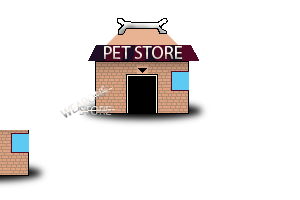
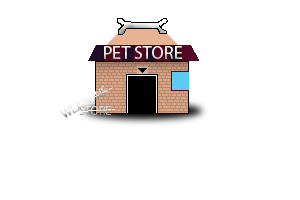
Before/after of a 300 × 200 layered artwork. What changed in the layer stack:
removed layer "Layer 13" over (x1=0, y1=130, x2=48, y2=188)
